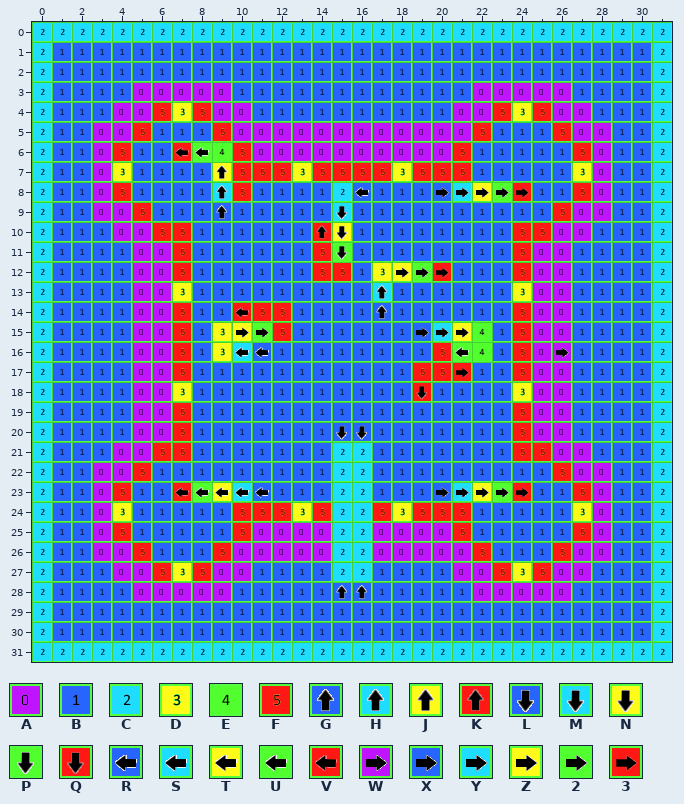
Tiled map, stored at desktop/bin/castle2.tmx. The picture above was drawn from the file before the commit.
Cells are 32x32 px. Shown: x 0..31, y 0..31.
Key: from "TileMapLarge": A 0, B 1, C 2, D 3, E 4, F 5, G 9, H 10, J 11, K 13, L 17, M 18, N 19, P 20, Q 21, R 25, S 26, T 27, U 28, V 29, W 32, X 33, Y 34, Z 35, 2 36, 3 37.
_ is an empty cell.
Layers that did not change in this view are not listed.
Layer "Tile Layer 1" before, first column x 0:
 0 CCCCCCCCCCCCCCCCCCCCCCCCCCCCCCCC
 1 CBBBBBBBBBBBBBBBBBBBBBBBBBBBBBBC
 2 CBBBBBBBBBBBBBBBBBBBBBBBBBBBBBBC
 3 CBBBBAAAAABBBBBBBBBBBBAAAAABBBBC
 4 CBBBAAFDFAABBBBBBBBBBAAFDFAABBBC
 5 CBBAAFBBBFAAAAAAAAAAAAFBBBFAABBC
 6 CBBAFBBVUEFAAAAAAAAAAFBBBBBFABBC
 7 CBBADBBBBJFFFDFFFFDFFFBBBBBDABBC
 8 CBBAFBBBBHFBBBBCRBBBXYZ23BBFABBC
 9 CBBAAFBBBGBBBBBMBBBBBBBBBBFAABBC
10 CBBBAAFFBBBBBBKNBBBBBBBBFFAABBBC
11 CBBBBAAFBBBBBBFPBBBBBBBBFAABBBBC
12 CBBBBAAFBBBBBBFFBDZ23BBBFAABBBBC
13 CBBBBAADBBBBBBBBBHBBBBBBDAABBBBC
14 CBBBBAAFBBVFFBBBBGBBBBBBFAABBBBC
15 CBBBBAAFBDZ2FBBBBBBXYZEBFAABBBBC
16 CBBBBAAFBDSRBBBBBBBBFUEBFAWBBBBC
17 CBBBBAAFBBBBBBBBBBBFF3BBFAABBBBC
18 CBBBBAADBBBBBBBBBBBQBBBBDAABBBBC
19 CBBBBAAFBBBBBBBBBBBBBBBBFAABBBBC
20 CBBBBAAFBBBBBBBLLBBBBBBBFAABBBBC
21 CBBBAAFFBBBBBBBCCBBBBBBBFFAABBBC
22 CBBAAFBBBBBBBBBCCBBBBBBBBBFAABBC
23 CBBAFBBVUTSRBBBCCBBBXYZ23BBFABBC
24 CBBADBBBBBFFFDFCCFDFFFBBBBBDABBC
25 CBBAFBBBBBFAAAACCAAAAFBBBBBFABBC
26 CBBAAFBBBFAAAAACCAAAAAFBBBFAABBC
27 CBBBAAFDFAABBBBCCBBBBAAFDFAABBBC
28 CBBBBAAAAABBBBBGGBBBBBAAAAABBBBC
29 CBBBBBBBBBBBBBBBBBBBBBBBBBBBBBBC
30 CBBBBBBBBBBBBBBBBBBBBBBBBBBBBBBC
31 CCCCCCCCCCCCCCCCCCCCCCCCCCCCCCCC
After:
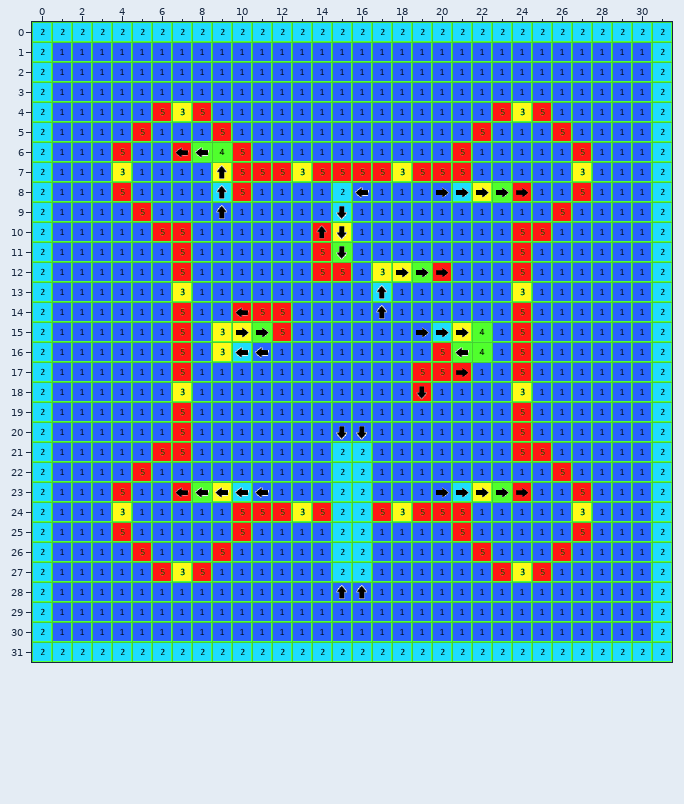
From old to new:
Layer "Tile Layer 1":
y 3: x 5..9 AAAAA -> BBBBB; x 22..26 AAAAA -> BBBBB
y 4: x 4..5 AA -> BB; x 9..10 AA -> BB; x 21..22 AA -> BB; x 26..27 AA -> BB
y 5: x 3..4 AA -> BB; x 10..21 AAAAAAAAAAAA -> BBBBBBBBBBBB; x 27..28 AA -> BB
y 6: x 3 A -> B; x 11..20 AAAAAAAAAA -> BBBBBBBBBB; x 28 A -> B
y 7..8: x 3 A -> B; x 28 A -> B
y 9: x 3..4 AA -> BB; x 27..28 AA -> BB
y 10: x 4..5 AA -> BB; x 26..27 AA -> BB
y 11..15: x 5..6 AA -> BB; x 25..26 AA -> BB
y 16: x 5..6 AA -> BB; x 25..26 AW -> BB
y 17..20: x 5..6 AA -> BB; x 25..26 AA -> BB
y 21: x 4..5 AA -> BB; x 26..27 AA -> BB
y 22: x 3..4 AA -> BB; x 27..28 AA -> BB
y 23..24: x 3 A -> B; x 28 A -> B
y 25: x 3 A -> B; x 11..14 AAAA -> BBBB; x 17..20 AAAA -> BBBB; x 28 A -> B
y 26: x 3..4 AA -> BB; x 10..14 AAAAA -> BBBBB; x 17..21 AAAAA -> BBBBB; x 27..28 AA -> BB
y 27: x 4..5 AA -> BB; x 9..10 AA -> BB; x 21..22 AA -> BB; x 26..27 AA -> BB
y 28: x 5..9 AAAAA -> BBBBB; x 22..26 AAAAA -> BBBBB
Where, in picture pixels (left, top, right, bottom), the same in both pictures:
changed: (93, 83, 611, 601)
